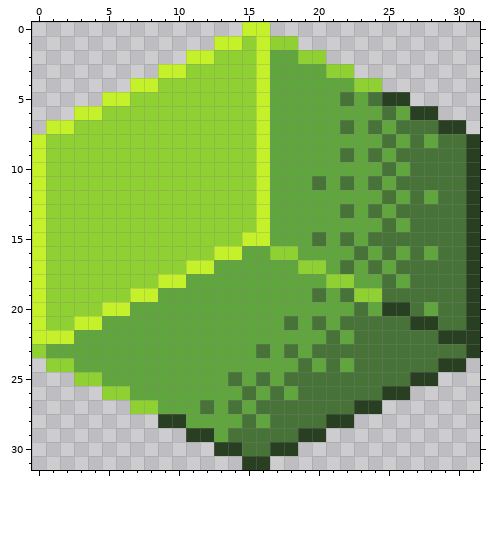
Edited in one commit: pixel-art sprite (sourceicons/cubes/upsidedown/cube.png). Above is the file before it was changed.
The file is 32x32 pixels.
Once edited:
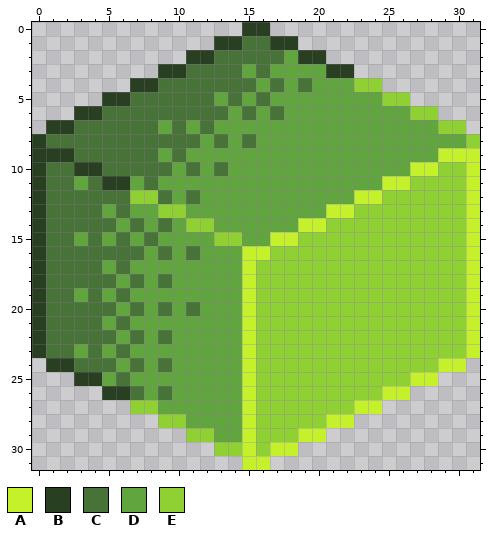
Palette (. is transparent): A #c4f129  B #293f21  C #477238  D #61a53f  E #8fd032
Diff:
Changed rows in their new state; - is an unchanged pixel.
first column x 0:
 0 ---------------BB---------------
 1 -------------BBCCBB-------------
 2 -----------BBCCCCC-BB-----------
 3 ---------BBCCCCDC----BB---------
 4 -------BBCCCCCCCDC-C------------
 5 -----BBCCCCCCDCDC-----D-DEE-----
 6 ---BBCCCCCCCCCDCDC-------D-EE---
 7 -BBCCCCCCDCDCDDDD-----D-D-DDDEE-
 8 BCCCCCCCCCCCDCDCD--------D-D-DDE
 9 BBBCCCCCCDCDDDDDD-----D-D-DDDAAA
10 BCCBBCCCCCDCDCDDD--------D-AAEEA
11 BCCDCBBDCDDDDDDDD---D-D-DAAEEEEA
12 BCCCCCC--CDCDDDDD------AAEEEEEEA
13 BCCCCDCDD--DDDDDD----AAEEEEEEEEA
14 BCCCCCDCDCD--DDDD--AAEEEEEEEEEEA
15 BCCDCDCDCDDDD--DDAAEEEEEEEEEEEEA
16 BCCCCCCCDCDCDDDAA--EEEEEEEEEEEEA
17 BCCCCDCDDDDDD--AEEE--EEEEEEEEEEA
18 BCCCCCDCDCD----AEEEEE--EEEEEEEEA
19 BCCDCDCDD------AEEEEEEE--EEEEEEA
20 BCCCCCDC-C-C---AEEEEEEEEEEEEEEEA
21 BCCCC-C--------AEEEEEEEEEEEEEEEA
22 BCCCCC-C-C-----AEEEEEEEEEEEEEEEA
23 BCC-C-C--------AEEEEEEEEEEEEEEEA
24 -BBCCC-C-C-----AEEEEEEEEEEEEEAA-
25 ---BB-C-------DAEEEEEEEEEEEAA---
26 -----BBC-C-----AEEEEEEEEEAA-----
27 ------------D-DAEEEEEEEAA-------
28 ---------EE----AEEEEEAA---------
29 -----------EE-DAEEEAA-----------
30 -------------EEAEAA-------------
31 ---------------AA---------------
